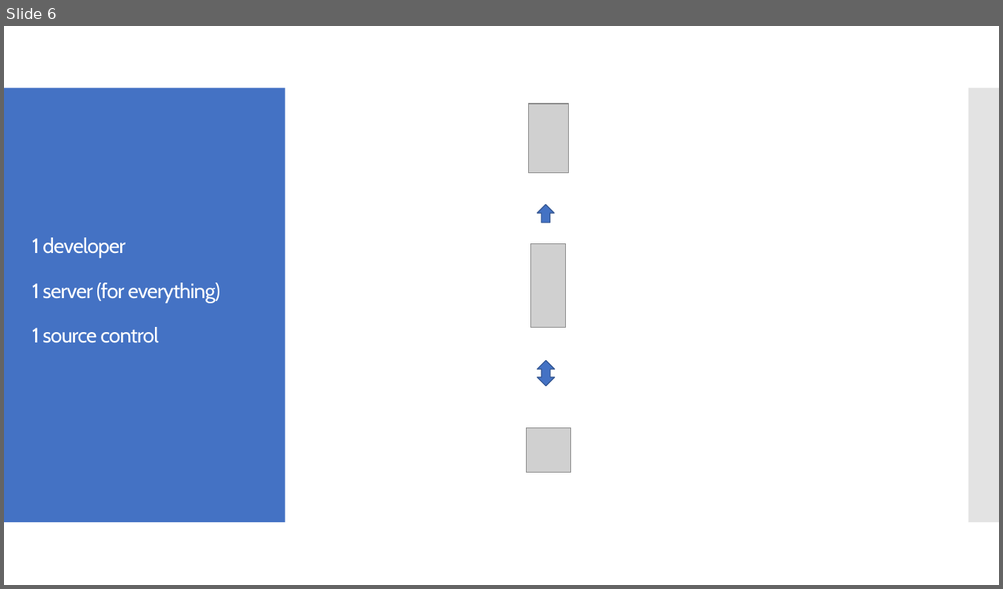
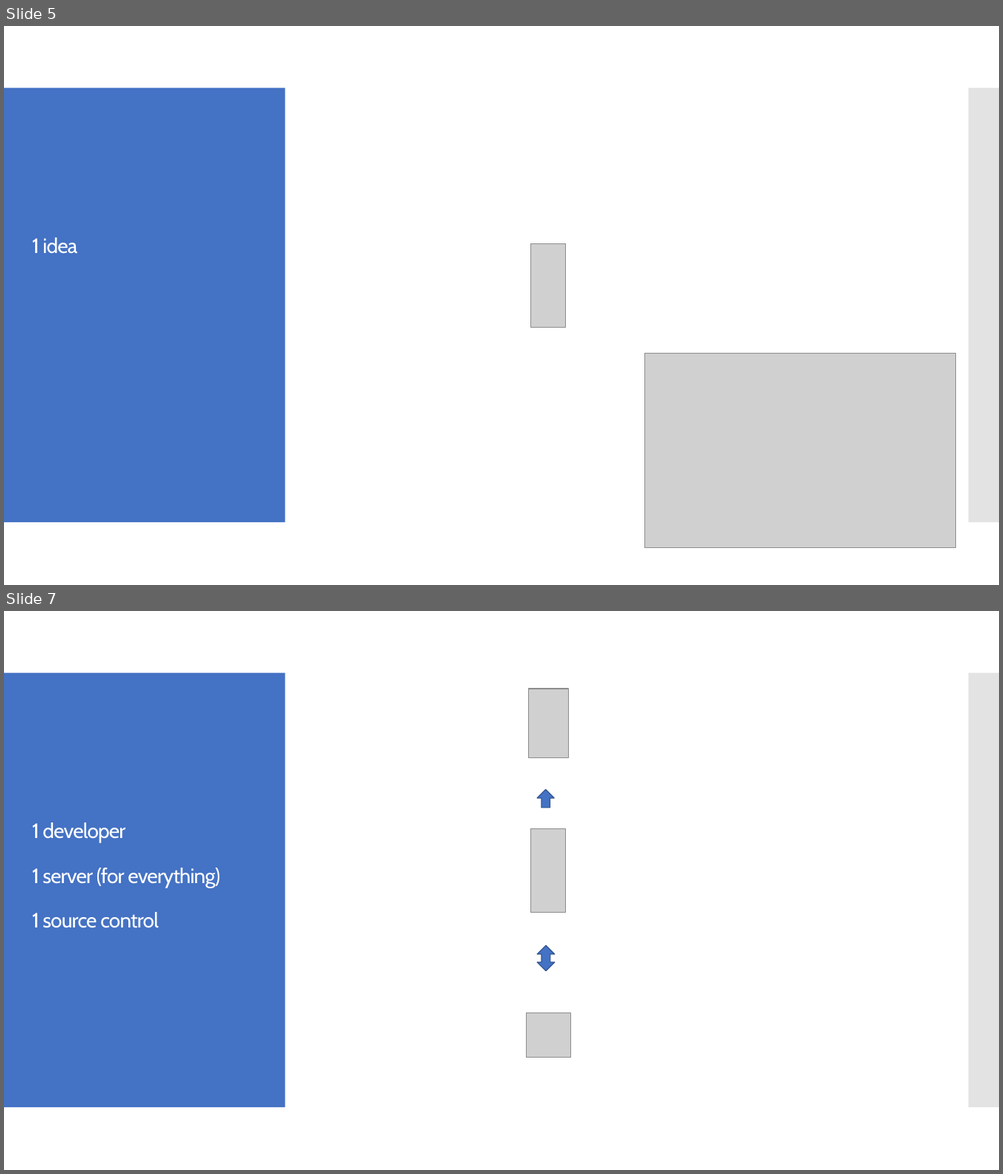
Before and after one commit to milodotnet/bootcamp, a slide deck: Bootcamp-ContinuousDelivery.pptx. Shown one above the other, each under a label of ours: slide 6 before the commit, slides 5 and 7 after it; the slides between them are not shown. The pictures are 1003x589 and 1003x1174 pixels, drawn with LibreOffice and Linux fonts; fonts in the diff are those of the drawing; grey boxes stand for pictures. Boxes give left, top, right and bottom in pixels: in the first picture for what was removed or moved away, otherwise in the second. Text is boxed around its words. In the diff, an @@ line names an element or a change of style, - is before the commit and + after.

```diff
--- a/Bootcamp-ContinuousDelivery.pptx
+++ b/Bootcamp-ContinuousDelivery.pptx
@@ slide 5 added at <box>4,26,999,585</box>, background #FFFFFF @@
@@ rectangle added at <box>4,88,285,523</box>, fill #4472C4 @@
@@ rectangle added at <box>968,88,999,523</box>, fill #C8C8C8 at 50% opacity @@
@@ text added at <box>32,238,77,254</box>, 20 pt, text #FFFFFF @@
+1 idea
@@ picture added at <box>531,244,565,327</box> @@
@@ picture added at <box>645,354,956,548</box> @@
@@ what was slide 6 is now slide 7 @@
```
Also in this commit, not shown: 1 slide changed, 1 other slide added.
